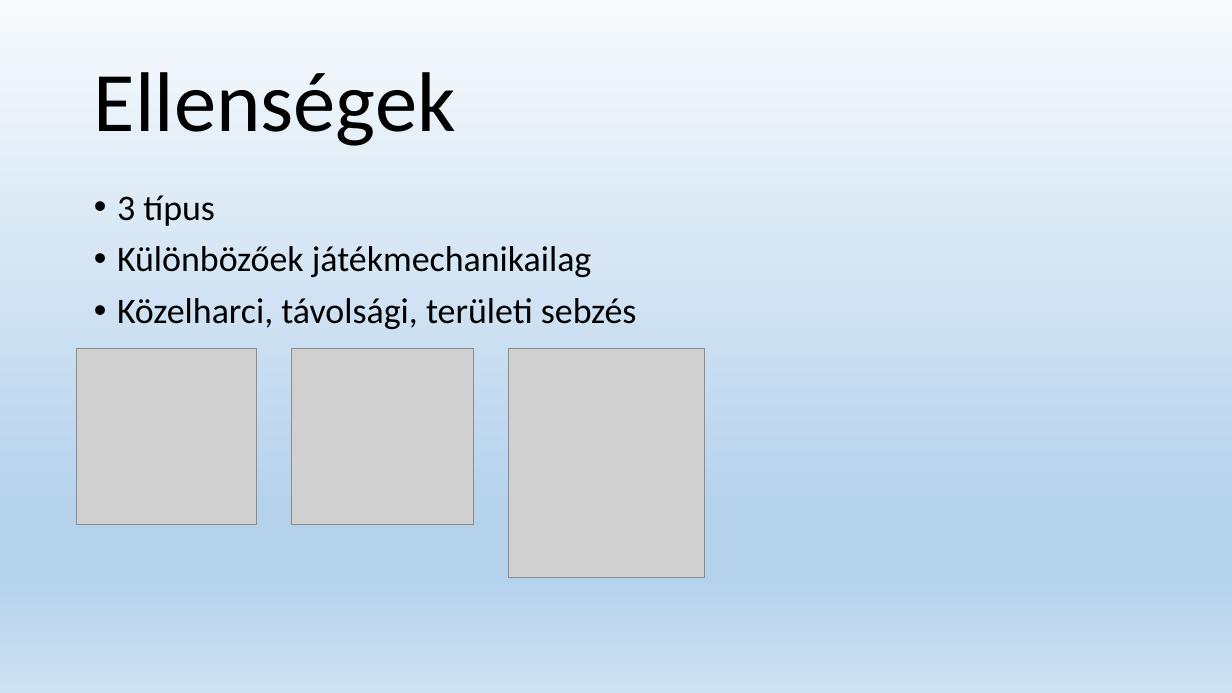
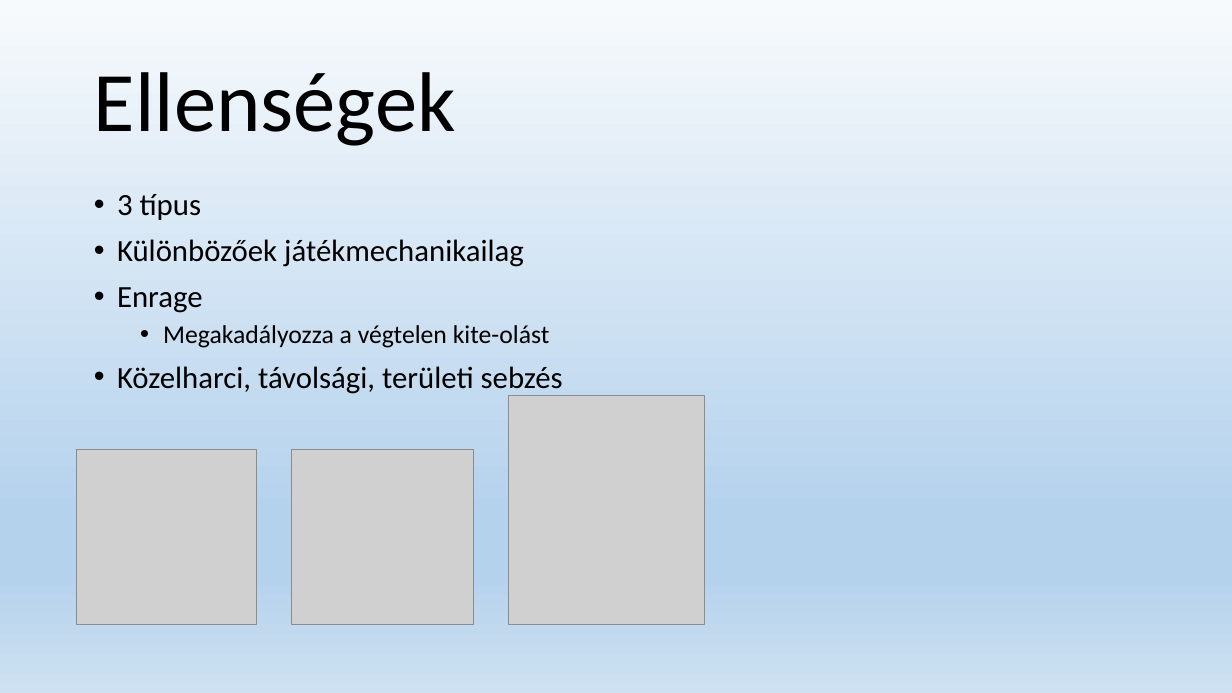
Before and after one commit to onezer/onallo_labor, a slide deck: slide 4 of Előadás.pptx (slide 5 before the commit). Drawn at 1232x693 pixels with LibreOffice and Linux fonts; fonts in the diff are those of the drawing; grey boxes stand for pictures. Boxes give left, top, right and bottom in pixels: in the first picture for what was removed or moved away, otherwise in the second. Text is boxed around its words. In the diff, an @@ line names an element or a change of style, - is before the commit and + after.

```diff
--- a/Előadás.pptx
+++ b/Előadás.pptx
@@ text at bbox=[117, 194, 563, 396]: size 28 to 24 pt in "3 típus", "Különbözőek játékmechanikailag", "Közelharci, távolsági, területi sebzés" @@
@@ text at bbox=[117, 287, 550, 348]: paragraphs added @@
+• Enrage
+  • Megakadályozza a végtelen kite-olást
@@ picture: place and size @@
-picture at bbox=[508, 349, 704, 579]
+picture at bbox=[508, 396, 704, 625]
@@ picture: place and size @@
-picture at bbox=[77, 349, 256, 525]
+picture at bbox=[77, 449, 256, 625]
@@ picture: place and size @@
-picture at bbox=[291, 349, 474, 525]
+picture at bbox=[291, 449, 474, 625]
```
Also in this commit, not shown: 2 other slides changed, 1 slide removed.
